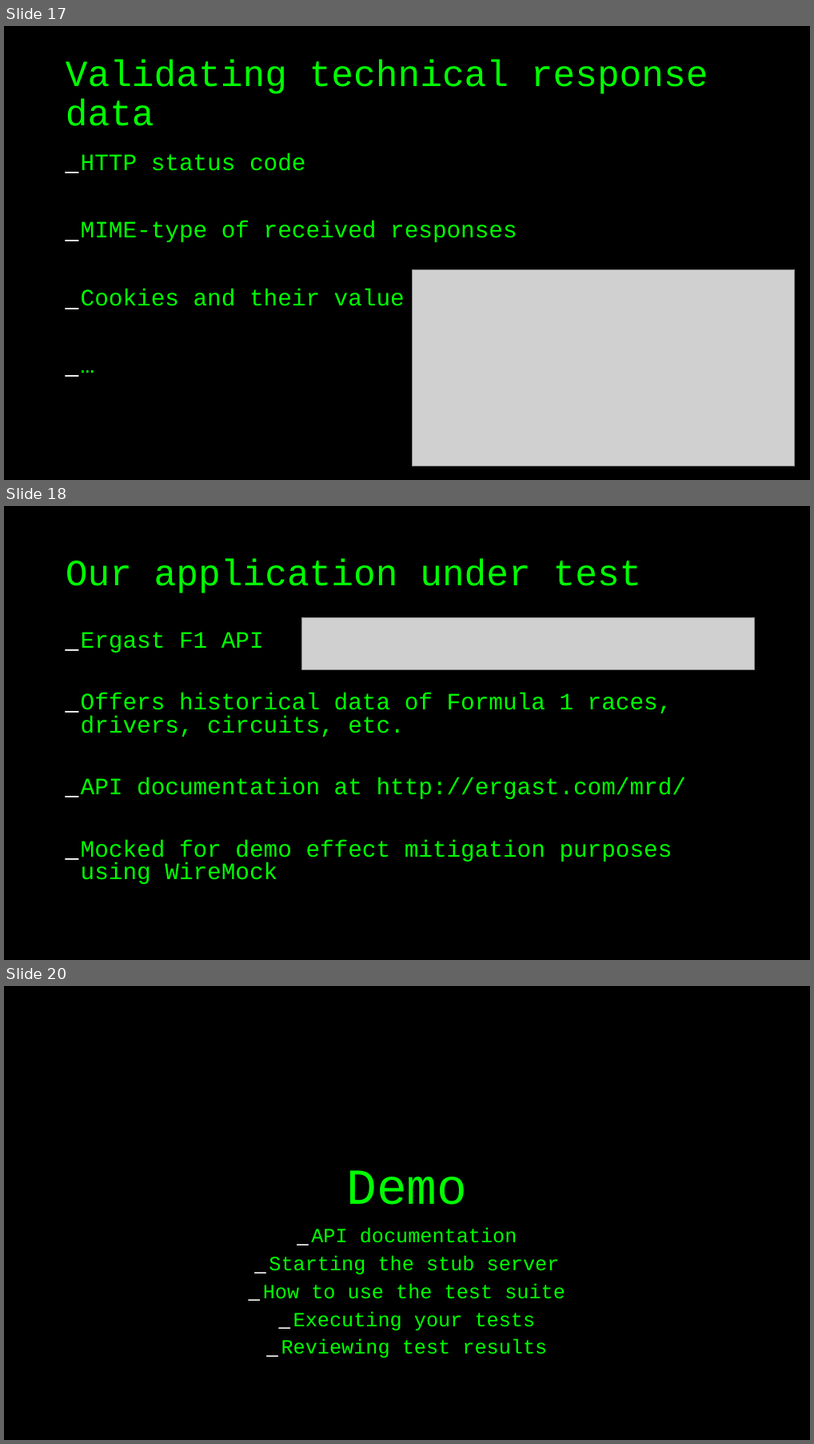
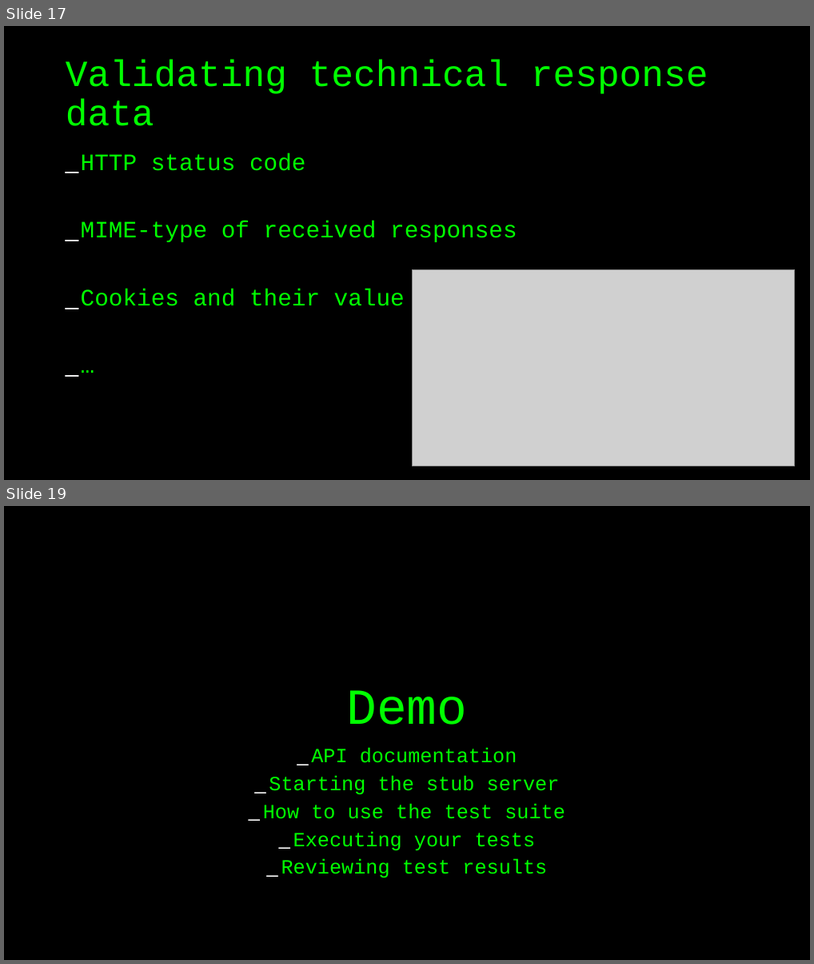
Before and after one commit to basdijkstra/rest-assured-workshop, a slide deck: RestAssuredWorkshop.odp. Shown one above the other, each under a label of ours: slides 17, 18 and 20 before the commit, slides 17 and 19 after it; the slides between them are not shown. The pictures are 814x1444 and 814x964 pixels, drawn with LibreOffice and Linux fonts; fonts in the diff are those of the drawing; grey boxes stand for pictures. Boxes give left, top, right and bottom in pixels: in the first picture for what was removed or moved away, otherwise in the second. Text is boxed around its words. In the diff, an @@ line names an element or a change of style, - is before the commit and + after.

```diff
--- a/RestAssuredWorkshop.odp
+++ b/RestAssuredWorkshop.odp
@@ slide 18 removed at box(4, 506, 810, 960), background #000000 @@
@@ title removed at box(66, 560, 642, 593) @@
-Our application under test
@@ picture removed at box(302, 618, 755, 669) @@
@@ text removed at box(81, 632, 686, 884) @@
-_ Ergast F1 API
-_ Offers historical data of Formula 1 races, drivers, circuits, etc.
-_ API documentation at http://ergast.com/mrd/
-_ Mocked for demo effect mitigation purposes using WireMock
@@ what was slide 20 is now slide 19 @@
```
Also in this commit, not shown: 18 slides changed, 3 slides added, 5 other slides removed, 8 other files.
